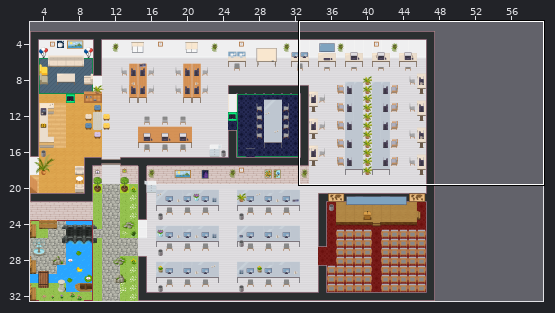
An edit to a level. Tiled map (JSON), GAD-office.tmj. The first picture is a wide view before the edit; the outline marks the close-up.
Close-up. The starting point:
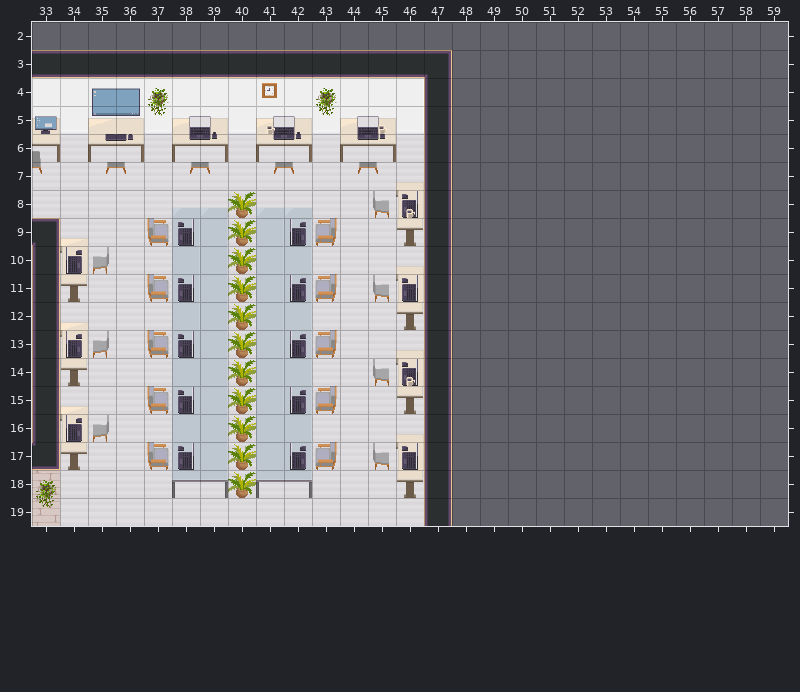
Cells are 32x32 px. Shown: x 33..59, y 2..19. The commit also changed other parts of the map, which this record leaves out. The old version is drawn lined up with the new one.
Once edited:
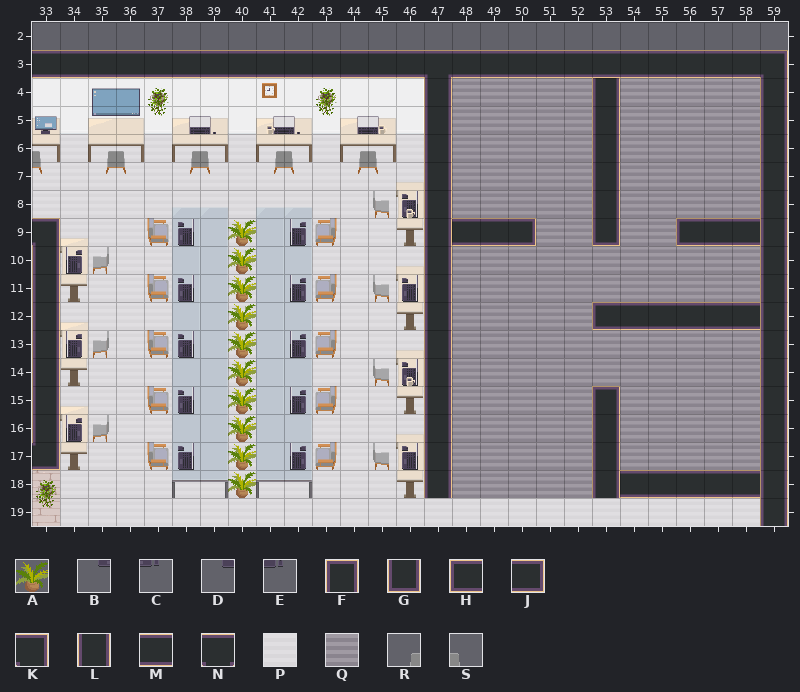
Key: from "WA_Decoration": A 67; from "WA_Miscellaneous": B 12, C 13, D 14, E 15; from "WA_Room_Builder": F 31, G 56, H 58, J 59, K 99, L 102, M 104, N 160, P 358, Q 383; from "WA_Seats": R 123, S 124.
_ is an empty cell, . an unchanged one.
Difference:
map size 45x30 -> 60x35 cells (old content now starts at 3,3; both pictures use the new coordinates)
--- layer "floor/floor1"
@@ x 47..58 @@
- 4 .___________
- 5 .___________
- 6 .___________
- 7 .___________
- 8 .___________
- 9 .___________
-10 .___________
-11 .___________
-12 .___________
-13 .___________
-14 .___________
-15 .___________
-16 .___________
-17 .___________
-18 .___________
-19 ____________
+ 4 .QQQQQLQQQQQ
+ 5 .QQQQQLQQQQQ
+ 6 .QQQQQLQQQQQ
+ 7 .QQQQQLQQQQQ
+ 8 .QQQQQLQQQQQ
+ 9 .MMJQQGQQHMM
+10 .QQQQQQQQQQQ
+11 .QQQQQQQQQQQ
+12 .QQQQQHMMMMM
+13 .QQQQQQQQQQQ
+14 .QQQQQQQQQQQ
+15 .QQQQQFQQQQQ
+16 .QQQQQLQQQQQ
+17 .QQQQQLQQQQQ
+18 .QQQQQLMMMMM
+19 PPPPPPPPPPPP
--- layer "walls/walls1"
@@ x 47..59 @@
- 3 K____________
- 4 ............_
- 5 ............_
- 6 ............_
- 7 ............_
- 8 ............_
- 9 ............_
-10 ............_
-11 ............_
-12 ............_
-13 ............_
-14 ............_
-15 ............_
-16 ............_
-17 ............_
-18 ............_
-19 L..........._
+ 3 NMMMMMMMMMMMK
+ 4 ............L
+ 5 ............L
+ 6 ............L
+ 7 ............L
+ 8 ............L
+ 9 ............L
+10 ............L
+11 ............L
+12 ............L
+13 ............L
+14 ............L
+15 ............L
+16 ............L
+17 ............L
+18 ............L
+19 _...........L
--- layer "furniture/furniture2"
@@ x 35..45 @@
- 6 DE.BC.BC.BC
+ 6 RS.RS.RS.RS
@@ x 40..40 @@
- 8 A
+ 8 _
Changed places in both close-ups, as pixel boxes (x1, y1, x2, y2):
changed: (424, 50, 788, 526)
changed: (105, 134, 133, 162)
changed: (189, 134, 217, 162)
changed: (273, 134, 301, 162)
changed: (357, 134, 385, 162)
removed: (228, 192, 256, 218)
